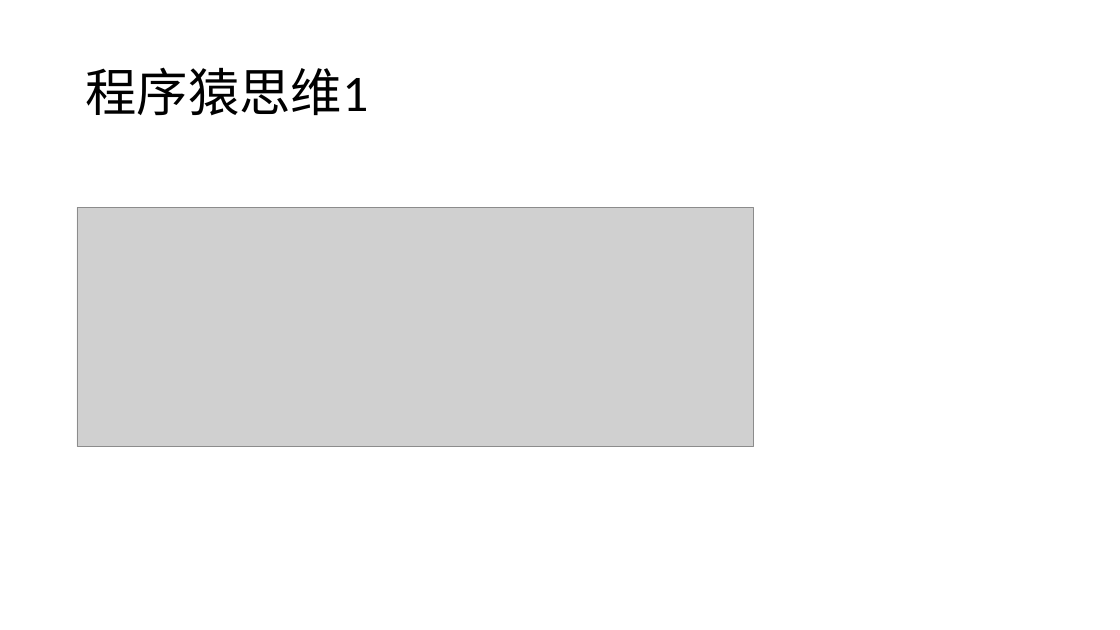
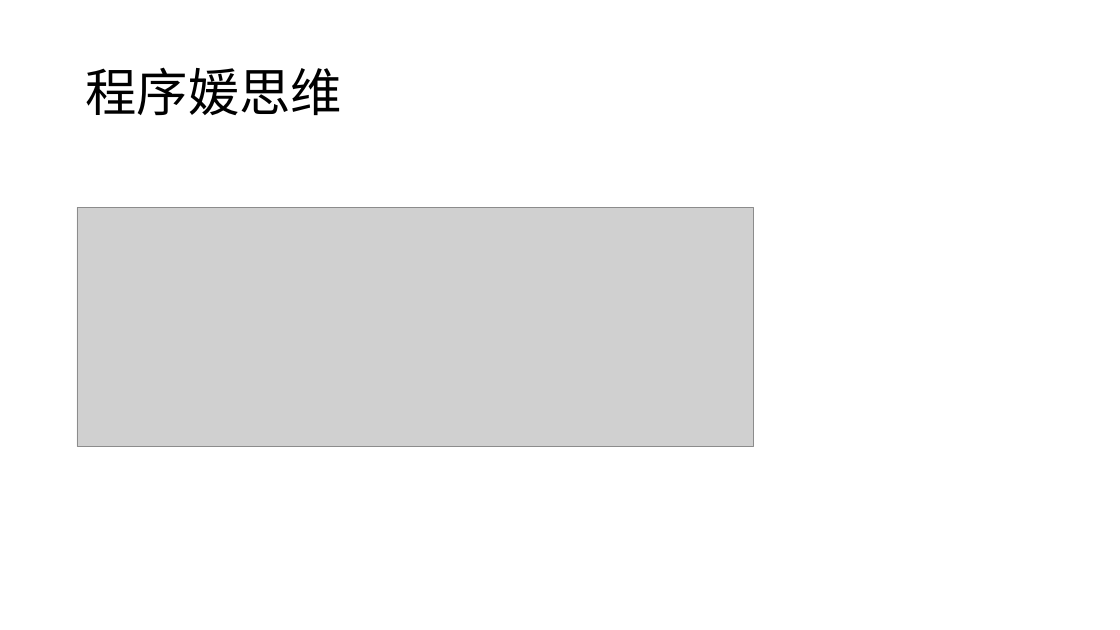
Before and after one commit to Yonahwang/God_with_me, a slide deck: slide 10 of 2018Q2/TGIF/TGIP_June6.pptx (slide 8 before the commit). Drawn at 1120x630 pixels with LibreOffice and Linux fonts; fonts in the diff are those of the drawing; grey boxes stand for pictures. Boxes give left, top, right and bottom in pixels: in the first picture for what was removed or moved away, otherwise in the second. Text is boxed around its words. In the diff, an @@ line names an element or a change of style, - is before the commit and + after.

```diff
--- a/2018Q2/TGIF/TGIP_June6.pptx
+++ b/2018Q2/TGIF/TGIP_June6.pptx
@@ title at (x1=85, y1=67, x2=342, y2=115): text changed @@
-程序猿思维1
+程序媛思维
```
Also in this commit, not shown: 3 other slides changed, 2 slides added, 1 slide removed, 3 other files.
